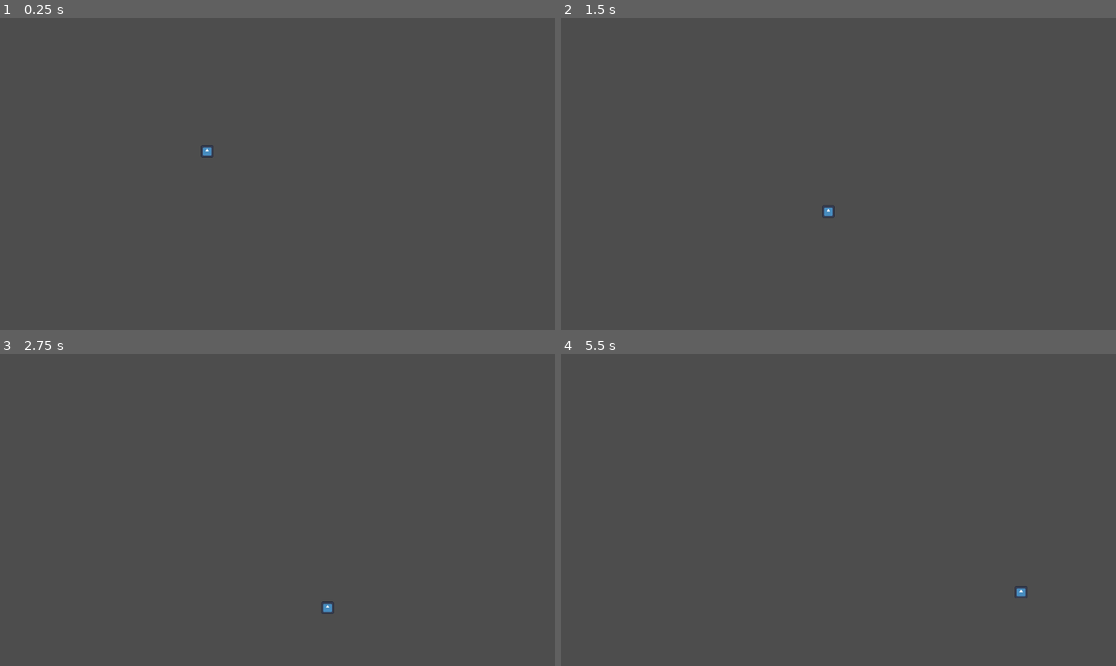
Above: before the commit, frames 1-4 (two rows, left to right).
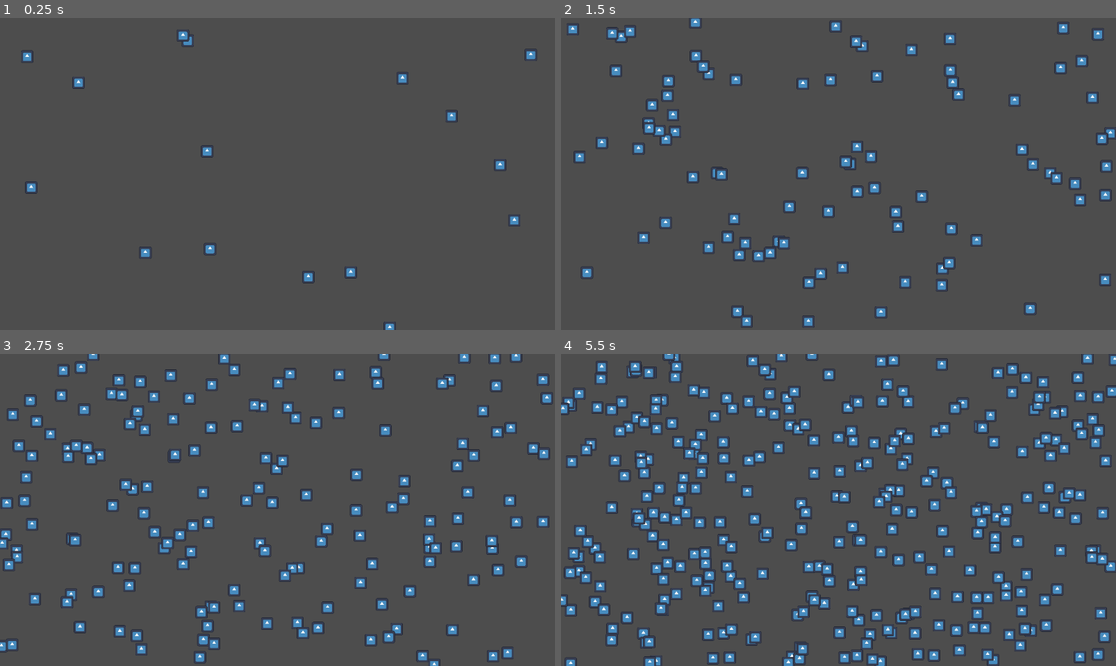
Above: after the commit, the same moments.

Repository: hmans/Godot4-Node-Performance
Game: Godot game, scene res://benchmark.tscn
The game is run twice, just before and just after one commit, with the same random seed, the same clock (stepped at 60 frames per second) and the same inputs. The engine's default icon, where the game draws it, is replaced by a stand-in: a white triangle on a blue panel in a dark square.
Inputs:
- Up to frame 1 (0.25 s): no input
- Up to frame 2 (1.5 s): no input
- Up to frame 3 (2.75 s): no input
- Up to frame 4 (5.5 s): no input

The runs differ from the first frame. In frame 1, 0.8% of the frame differs, in the area x 3-97%, y 3-100%; in frame 2, 4.9%; in frame 3, 8.8%; in frame 4, 16%, in the area x 0-100%, y 0-100%.

Commit message:
Benchmark 1 done

Diff:
--- /dev/null
+++ b/rich_nodes.gd
@@ -0,0 +1,16 @@
+extends Node2D
+
+
+@export var prefab : PackedScene
+
+
+func _on_timer_timeout() -> void:
+	var instance = prefab.instantiate()
+
+	# Assign random position
+	instance.position = Vector2(randf_range(0, get_viewport_rect().size.x), randf_range(0, get_viewport_rect().size.y))
+
+	# Assign random velocity
+	instance.velocity = Vector2(randf_range(-100, 100), randf_range(-100, 100))
+
+	add_child(instance)
--- a/rich_nodes.tscn
+++ b/rich_nodes.tscn
@@ -1,8 +1,17 @@
-[gd_scene load_steps=2 format=3 uid="uid://cc3skp377ghdi"]
+[gd_scene load_steps=3 format=3 uid="uid://cc3skp377ghdi"]
 
+[ext_resource type="Script" path="res://rich_nodes.gd" id="1_rhhnt"]
 [ext_resource type="PackedScene" uid="uid://chinx8681qvgi" path="res://rich_node.tscn" id="1_veayk"]
 
 [node name="RichNodes" type="Node2D"]
+script = ExtResource("1_rhhnt")
+prefab = ExtResource("1_veayk")
 
 [node name="RichNode" parent="." instance=ExtResource("1_veayk")]
 position = Vector2(405, 252)
+
+[node name="Timer" type="Timer" parent="."]
+wait_time = 0.01
+autostart = true
+
+[connection signal="timeout" from="Timer" to="." method="_on_timer_timeout"]
